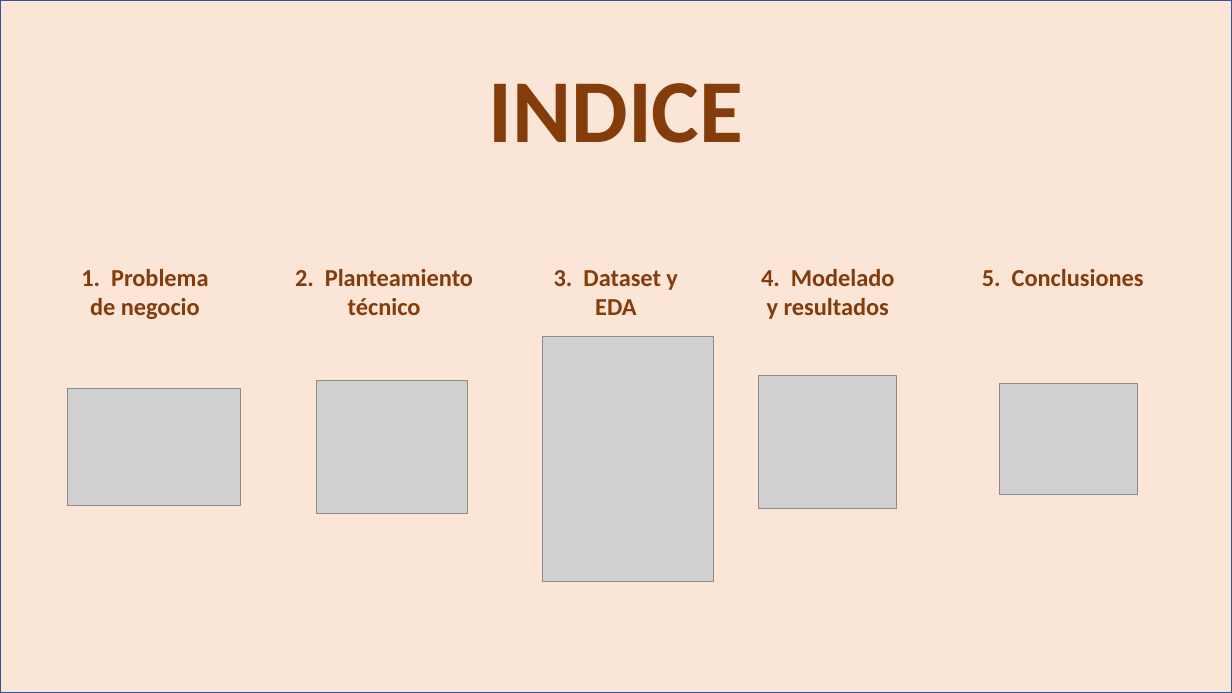
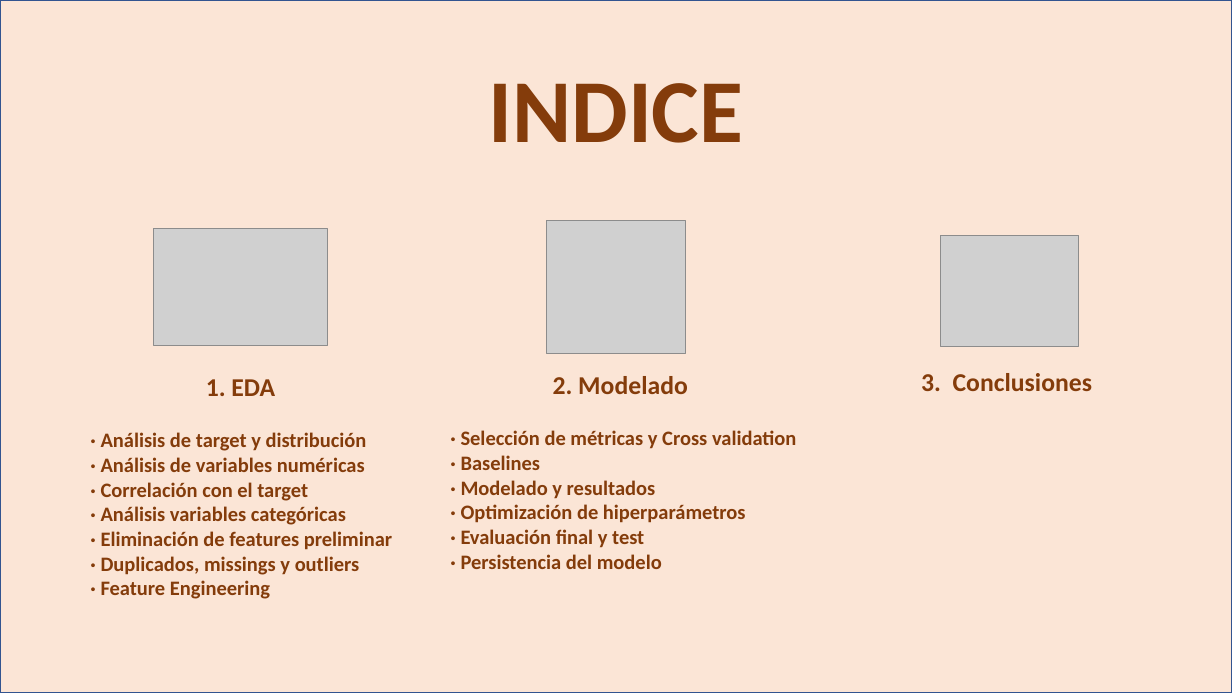
Before and after one commit to HimuraFresh/ML_-Grupo_1-, a slide deck: slide 2 of ML_ppt.pptx. Drawn at 1232x693 pixels with LibreOffice and Linux fonts; fonts in the diff are those of the drawing; grey boxes stand for pictures. Boxes give left, top, right and bottom in pixels: in the first picture for what was removed or moved away, otherwise in the second. Text is boxed around its words. In the diff, an @@ line names an element or a change of style, - is before the commit and + after.

```diff
--- a/ML_ppt.pptx
+++ b/ML_ppt.pptx
@@ picture: place and size @@
-picture at (67,389,241,506)
+picture at (153,228,327,345)
@@ picture: place and size @@
-picture at (759,375,897,508)
+picture at (547,221,686,354)
@@ picture: place and size @@
-picture at (999,384,1138,495)
+picture at (940,235,1079,347)
@@ text removed at (295,269,473,315) @@
-2. Planteamiento técnico
@@ text removed at (554,270,678,315) @@
-3. Dataset y EDA
@@ picture removed at (543,336,714,581) @@
@@ text at (101,379,392,599): text changed; size 19 to 16 pt @@
-1. Problema de negocio
+1. EDA
+· Análisis de target y distribución
+· Análisis de variables numéricas
+· Correlación con el target
+· Análisis variables categóricas
+· Eliminación de features preliminar
+· Duplicados, missings y outliers
+· Feature Engineering
@@ picture removed at (316,381,467,514) @@
@@ text at (461,376,796,569): text changed; size 19 to 16 pt @@
-4. Modelado y resultados
+2. Modelado
+· Selección de métricas y Cross validation
+· Baselines
+· Modelado y resultados
+· Optimización de hiperparámetros
+· Evaluación final y test
+· Persistencia del modelo
@@ text at (921,373,1092,391): text changed; size 19 to 20 pt @@
-5. Conclusiones
+3. Conclusiones
```
Also in this commit, not shown: 13 other slides changed, 4 slides added, 2 other files.
